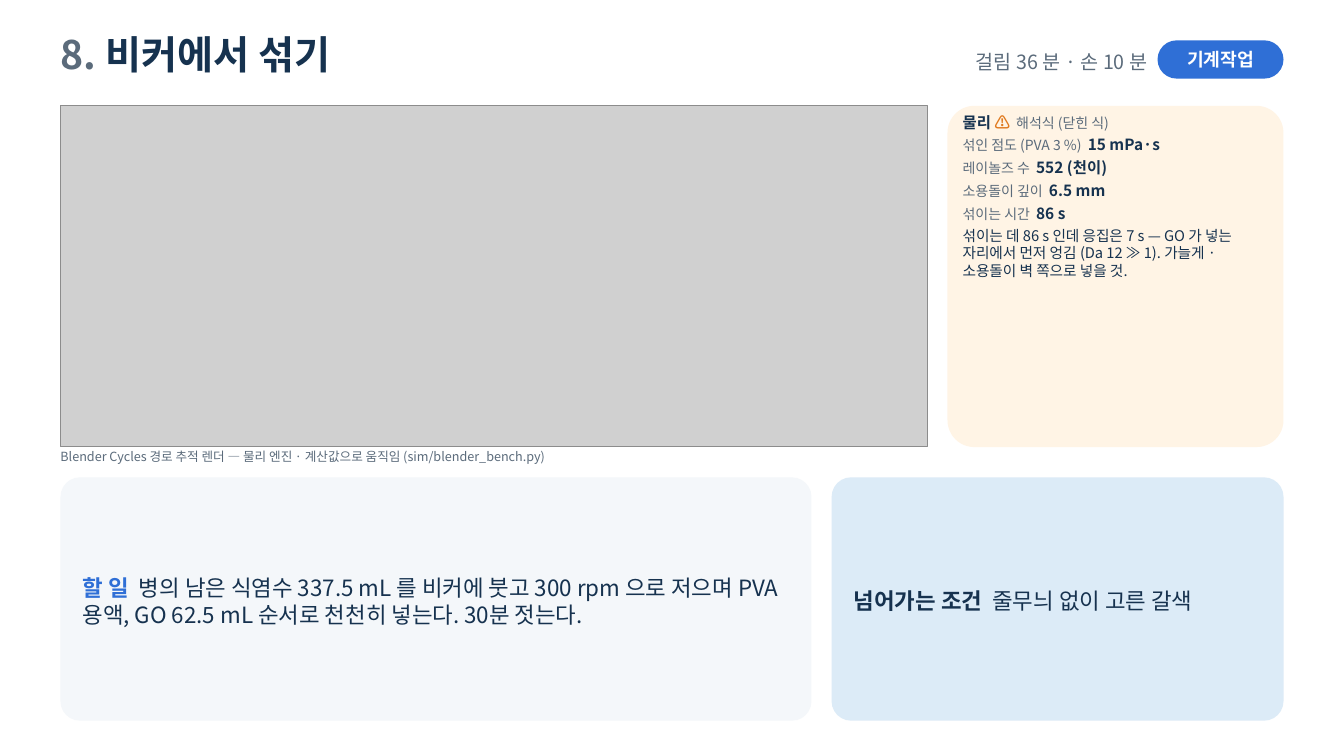
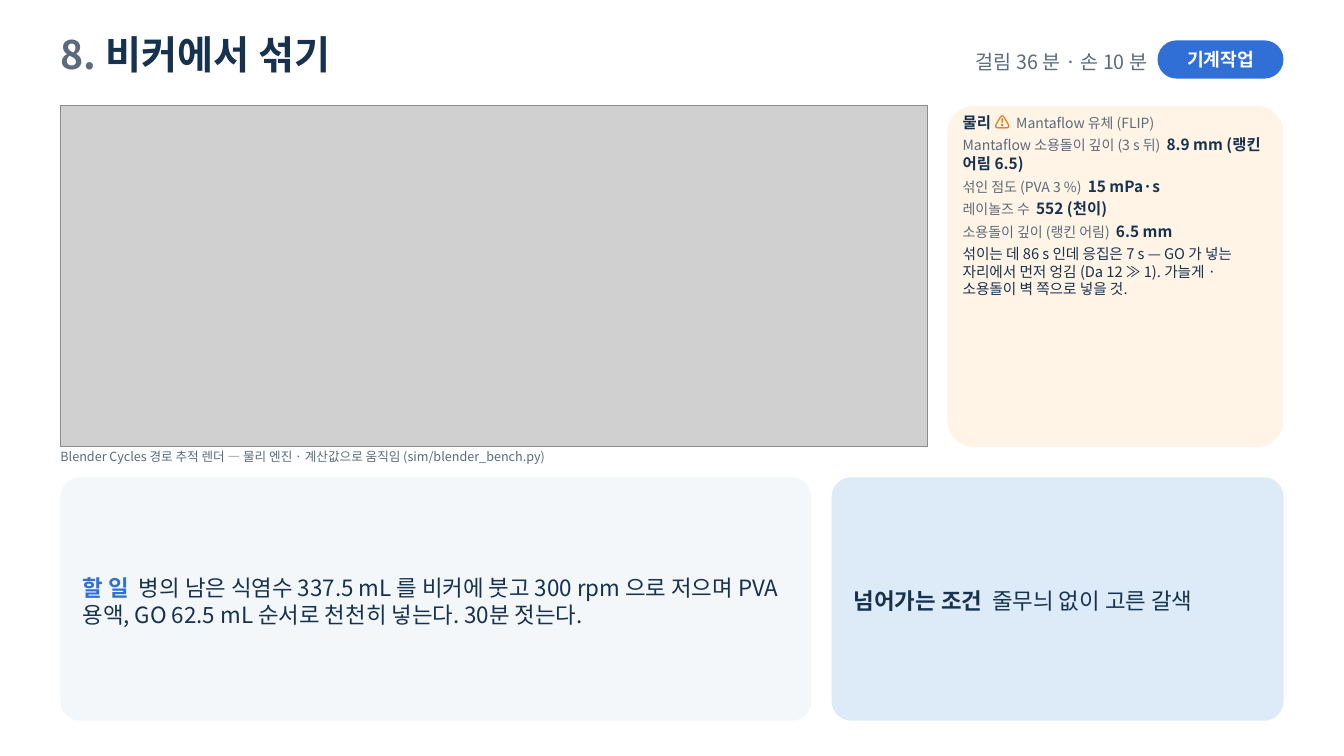
Before and after one commit to Cyborgroid2026/SNSS_Battery, a slide deck: slide 13 of report.pptx. Drawn at 1344x756 pixels with LibreOffice and Linux fonts; fonts in the diff are those of the drawing; grey boxes stand for pictures. Boxes give left, top, right and bottom in pixels: in the first picture for what was removed or moved away, otherwise in the second. Text is boxed around its words. In the diff, an @@ line names an element or a change of style, - is before the commit and + after.

```diff
--- a/report.pptx
+++ b/report.pptx
@@ text at <box>963,115,1260,172</box>: text changed @@
-물리 ⚠ 해석식 (닫힌 식)
+물리 ⚠ Mantaflow 유체 (FLIP)
+Mantaflow 소용돌이 깊이 (3 s 뒤) 8.9 mm (랭킨 어림 6.5)
@@ text at <box>963,225,1173,240</box>: text changed @@
-소용돌이 깊이 6.5 mm
-섞이는 시간 86 s
+소용돌이 깊이 (랭킨 어림) 6.5 mm
```
Also in this commit, not shown: 2 other slides changed, 5 other files.
